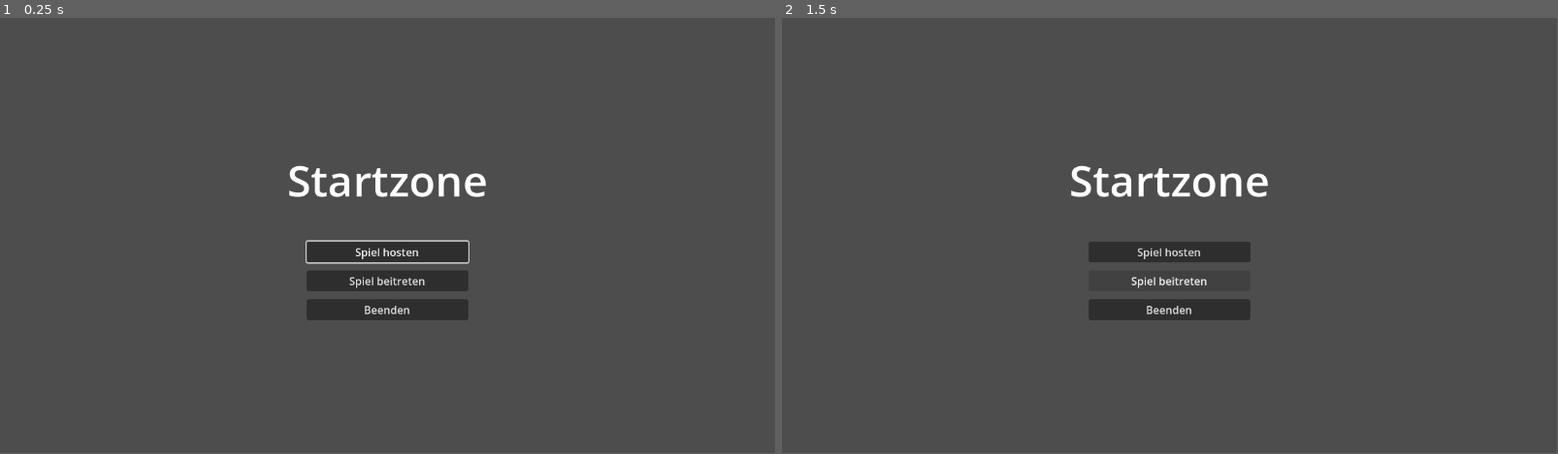
Above: before the commit, frames 1-2 (left to right).
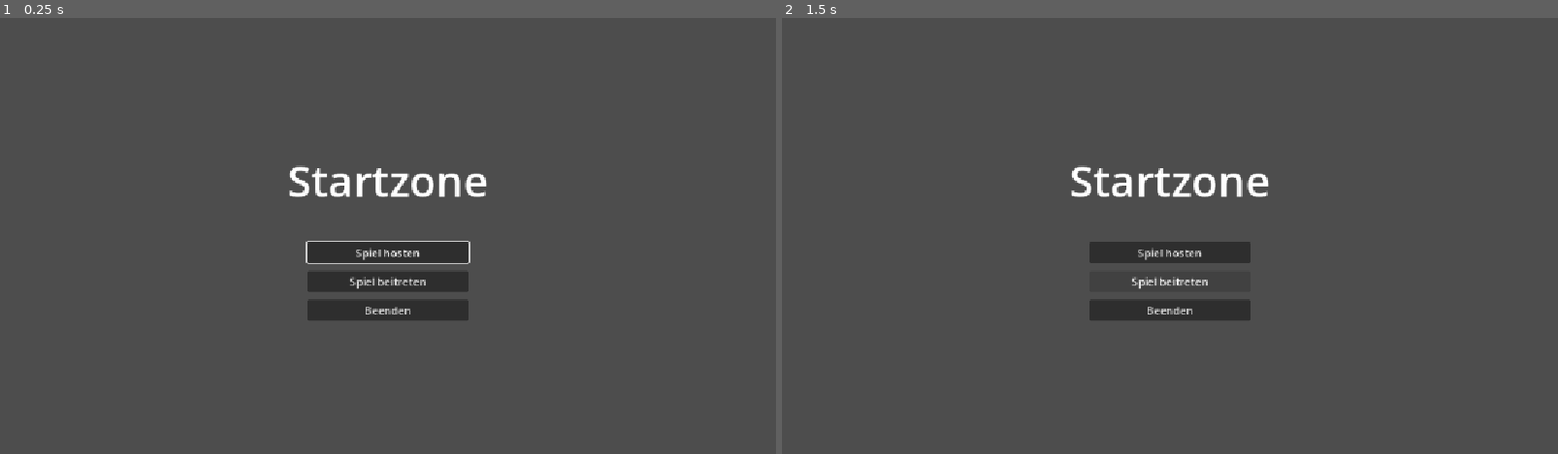
Above: after the commit, the same moments.

Repository: As94tt/WoM
Game: Godot game, scene res://scenes/ui/main_menu.tscn
Two runs of this game, one before a commit and one after it. Both use one fixed random seed, a clock stepped at 60 frames per second and the inputs below. Before the commit the project has no main scene; this scene is started directly in both runs.
Inputs:
- Up to frame 1 (0.25 s): no input
- Up to frame 2 (1.5 s): click "Spiel beitreten" at 0.5 s; click "Spiel beitreten" at 1.25 s
In our replay, the window is 799x449 before the commit and 800x450 after it. These sizes can differ from the game's own. Grey fills any space a smaller window leaves; there, only what the larger window draws over its background counts as a difference.

The runs differ from the first frame. In frame 1, 0.8% of the frame differs, in the area x 37-63%, y 33-70%; in frame 2, 0.6%.

Commit message:
Hauptmenü als Startszene, Skalierung an Fenstergröße (#3)
Co-Authored-By: Claude Opus 5.5 <noreply@anthropic.com>

Diff:
--- a/game/project.godot
+++ b/game/project.godot
@@ -11,7 +11,13 @@
 [application]
 
 config/name="Startzone"
+run/main_scene="res://scenes/ui/main_menu.tscn"
 config/features=PackedStringArray("4.7", "Forward Plus")
+
+[display]
+
+window/stretch/mode="canvas_items"
+window/stretch/aspect="expand"
 
 [rendering]
 
